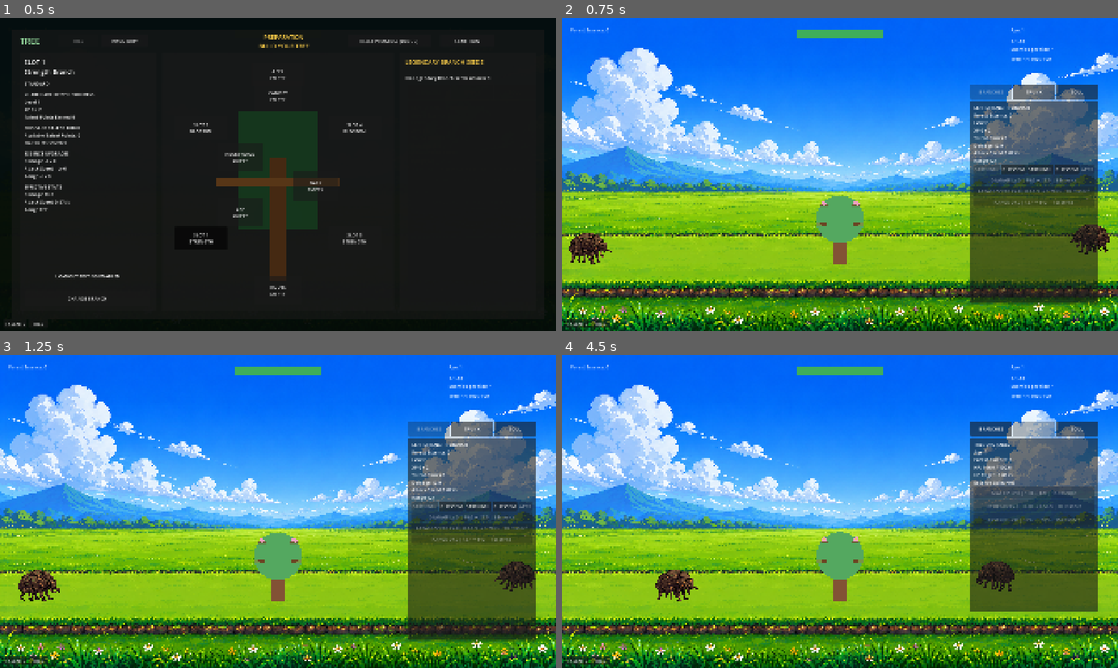
Above: before the commit, frames 1-4 (two rows, left to right).
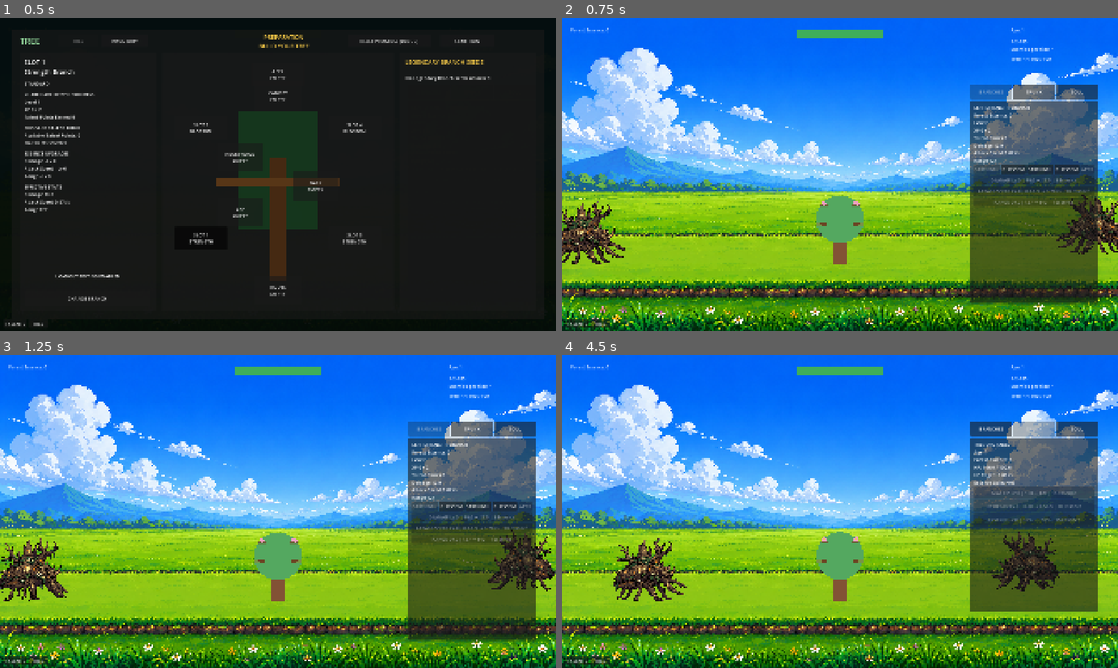
Above: after the commit, the same moments.

Repository: Triggggie/tree-guardian
Game: Godot game, scene res://scenes/main_world.tscn
Two runs of this game, one before a commit and one after it. Both use one fixed random seed, a clock stepped at 60 frames per second and the inputs below.
Inputs:
- Up to frame 1 (0.5 s): no input
- Up to frame 2 (0.75 s): click "START RUN" at 0.5 s
- Up to frame 3 (1.25 s): no input
- Up to frame 4 (4.5 s): click "BLOSSOM" at 1.25 s; click "STRENGTH" at 2 s; click "STRENGTH" at 2.75 s; click "BLOSSOM" at 3.5 s; click "TRUNK" at 4.25 s

Frame 1 is identical in both runs. In frame 2, 2.2% of the frame differs, in the area x 0-100%, y 6-79%; in frame 3, 2.4%; in frame 4, 2.9%, in the area x 9-90%, y 6-79%.

Commit message:
oprava smrti stromu

Diff:
--- a/scenes/main_world.tscn
+++ b/scenes/main_world.tscn
@@ -336,7 +336,7 @@
 
 [node name="WaveDirector" type="Node" parent="." unique_id=1562890971]
 script = ExtResource("21_wave_director")
-debug_start_global_wave = 50
+debug_start_global_wave = 200
 
 [node name="WaveManager" type="Node" parent="." unique_id=300043025]
 script = ExtResource("5_wy0bs")
